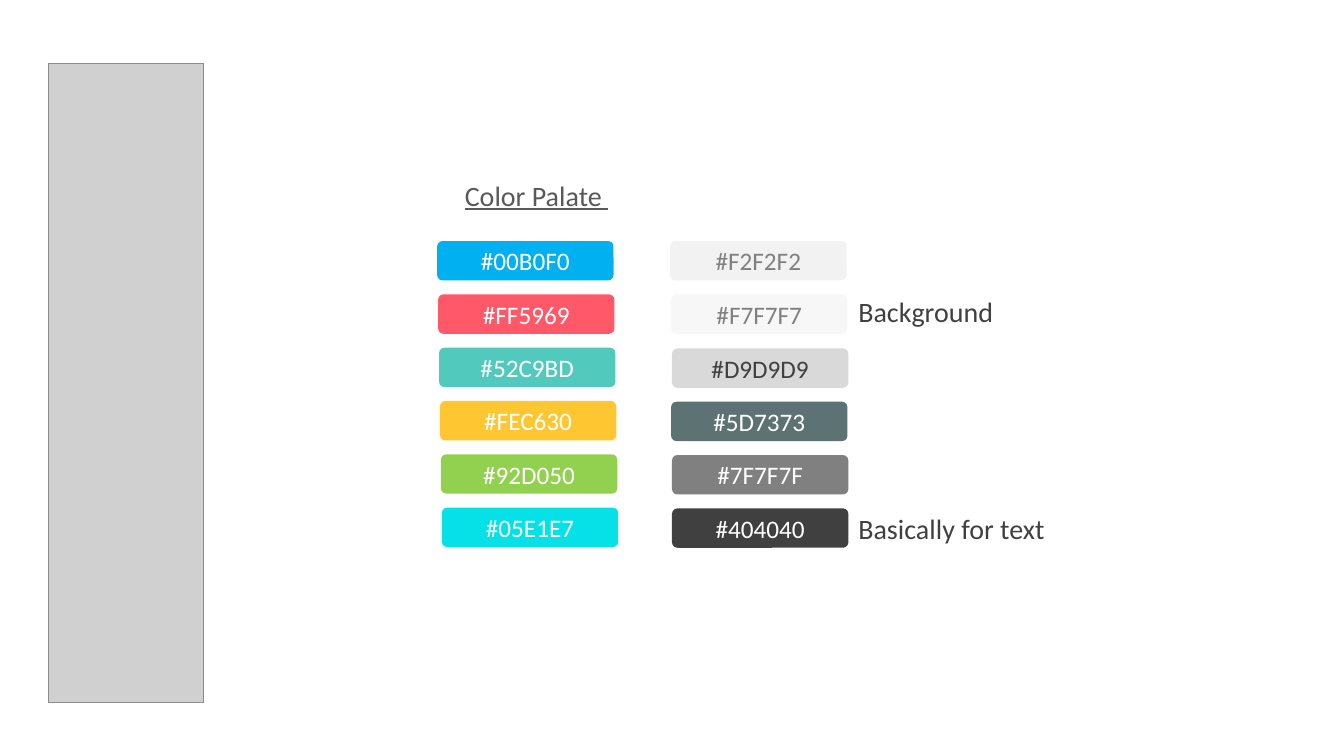
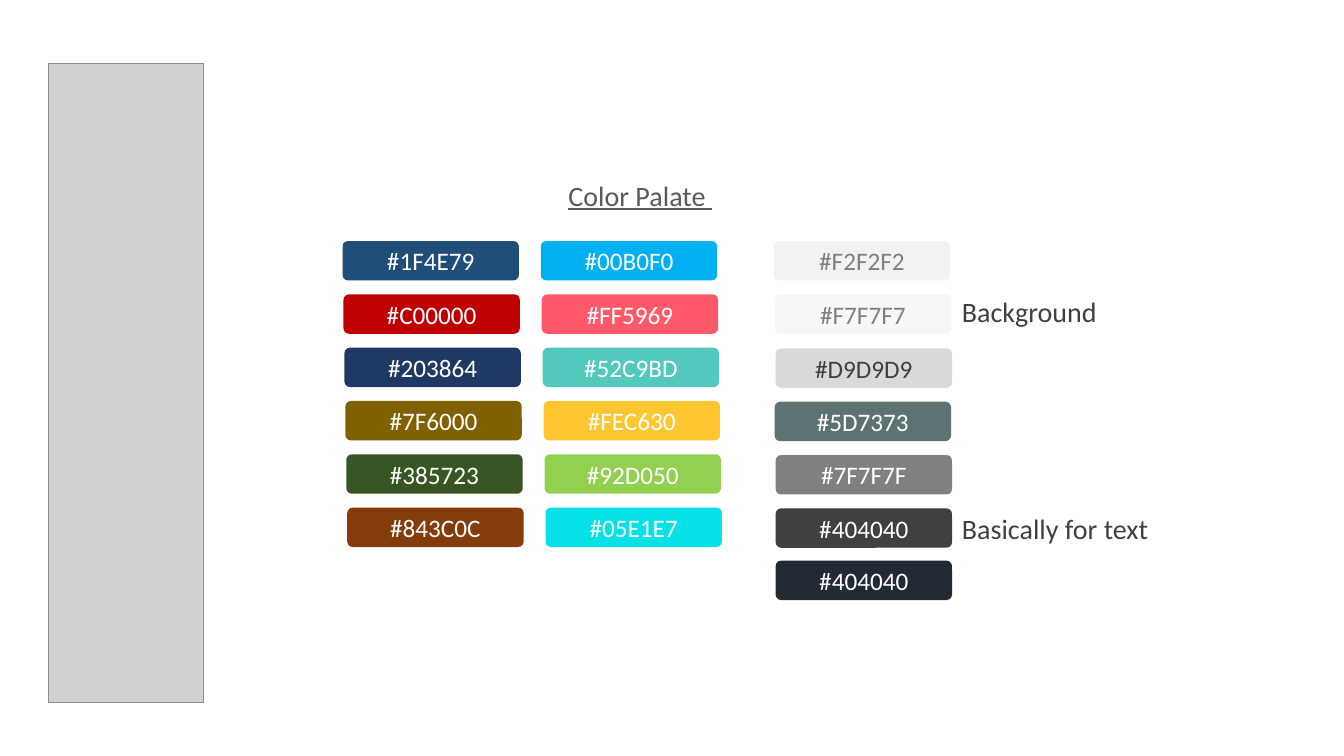
Before and after one commit to Danishan1/Html-CSS-Projects, a slide deck: slide 1 of Design Requirement/Chat/Chat - LetsDiscuss.pptx. Drawn at 1344x756 pixels with LibreOffice and Linux fonts; fonts in the diff are those of the drawing; grey boxes stand for pictures. Boxes give left, top, right and bottom in pixels: in the first picture for what was removed or moved away, otherwise in the second. Text is boxed around its words. In the diff, an @@ line names an element or a change of style, - is before the commit and + after.

```diff
--- a/Design Requirement/Chat/Chat - LetsDiscuss.pptx
+++ b/Design Requirement/Chat/Chat - LetsDiscuss.pptx
@@ rounded rectangle added at (343,241,519,280), fill #1F4E79, 18 pt, text #FFFFFF @@
+#1F4E79
@@ rounded rectangle added at (344,294,520,334), fill #C00000, 18 pt, text #FFFFFF @@
+#C00000
@@ 7 rounded rectangles, 3 texts: place and size @@
-7 rounded rectangles, 3 texts at (438,186,1044,547)
+7 rounded rectangles, 3 texts at (541,186,1148,547)
@@ rounded rectangle added at (345,348,521,387), fill #203864, 18 pt, text #FFFFFF @@
+#203864
@@ 5 rounded rectangles: place and size @@
-5 rounded rectangles at (439,294,849,547)
+5 rounded rectangles at (541,294,952,547)
@@ rounded rectangle added at (346,401,522,441), fill #806000, 18 pt, text #FFFFFF @@
+#7F6000
@@ rounded rectangle added at (347,455,523,494), fill #385723, 18 pt, text #FFFFFF @@
+#385723
@@ rounded rectangle added at (347,508,523,547), fill #843C0B, 18 pt, text #FFFFFF @@
+#843C0C
@@ rounded rectangle added at (775,561,952,600), fill #222A35, 18 pt, text #FFFFFF @@
+#404040
```
Also in this commit, not shown: 2 slides added, 2 other files.
